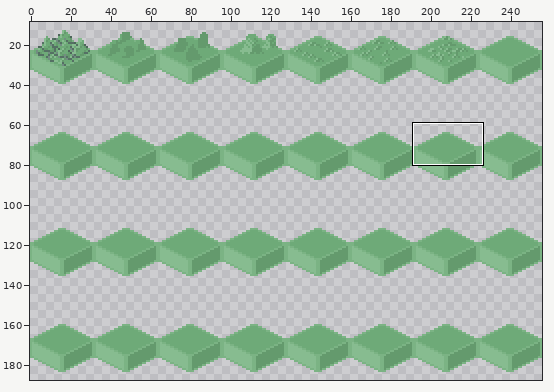
Pixel-art file: assets/overworld/kudzu_tile_decorations.aseprite. Above: a wide view before the commit, with the close-up outlined.
Close-up. As it was:
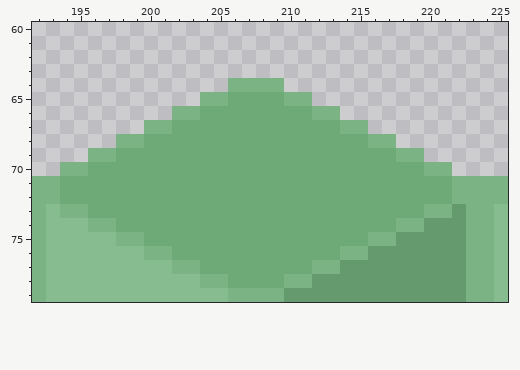
256x192 pixels, 1 frame. Shown: x 192..225, y 60..79. The wide view leaves out empty margins. The commit also changed other parts of the picture, which this record leaves out.
The same view after the edit:
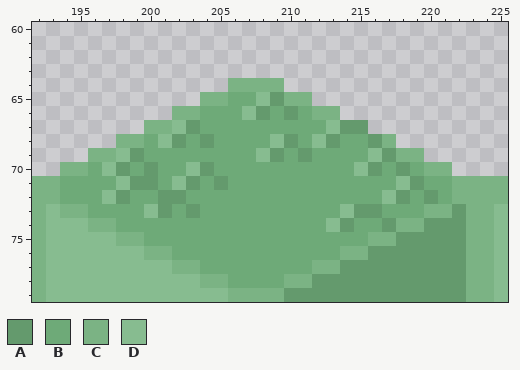
Palette (. is transparent): A #649a6d  B #6eaa78  C #7bb384  D #87bc90
From old to new:
layer "vine floor" added
Layer "vine floor":
y 65: x 208..209 BB -> DA
y 66: x 207..208 BB -> DA; x 210 B -> A
y 67: x 202..203 BB -> DA; x 213..215 BCC -> DAA
y 68: x 201..202 BB -> DA; x 204 B -> A; x 209..210 BB -> DA; x 212..213 BB -> DA; x 216 C -> A
y 69: x 198..199 BB -> DA; x 208..209 BB -> DA; x 211 B -> A; x 216..217 BB -> DA
y 70: x 197..198 BB -> DA; x 200 B -> A; x 203..204 BB -> DA; x 215..216 BB -> DA; x 218 B -> A
y 71: x 198..200 BBB -> DAA; x 202..203 BB -> DA; x 205 B -> A; x 218..219 BB -> DA
y 72: x 197..198 BB -> DA; x 201..202 BB -> AA; x 217..218 BB -> DA; x 220 B -> A
y 73: x 200..201 BB -> DA; x 203 B -> A; x 214..216 BBB -> DAA
y 74: x 213..214 BB -> DA; x 217 B -> A
Pixel boxes of the changes (left, top, right, bottom) in both close-ups:
changed: (102, 92, 438, 232)
